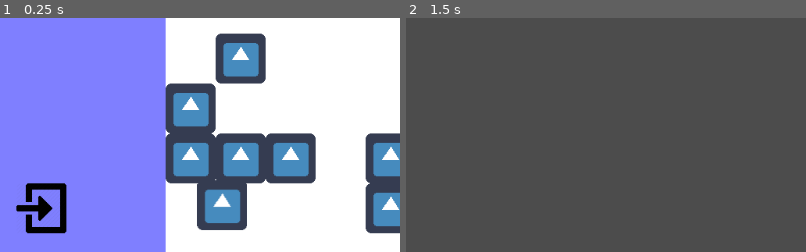
Above: before the commit, frames 1-2 (left to right).
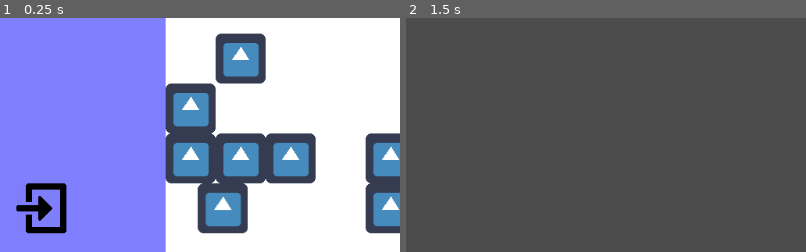
Above: after the commit, the same moments.

Repository: Baidadan67/Save-Wandering-Cats-Meow
Game: Godot game, scene res://Scene/Outside/OutsideRoom.tscn
The game is run twice, just before and just after one commit, with the same random seed, the same clock (stepped at 60 frames per second) and the same inputs. The engine's default icon, where the game draws it, is replaced by a stand-in: a white triangle on a blue panel in a dark square.
Inputs (mouse positions are % of the whole screen's width and height, from its top left):
- Up to frame 1 (0.25 s): no input
- Up to frame 2 (1.5 s): tap Enter (ui_accept) at 0.5, 0.77, 1.25 s; move the mouse to (5, 91) at 0.52 s; hold Right (ui_right) 0.53-1.28 s; click (5, 91) at 0.67 s; move the mouse to (30, 55) at 1.27 s; hold Down (ui_down) from 1.28 s (still down)
The pictures show only the part of the screen within x 0-50%, y 50-100%; the shares and areas given below are measured in that part.

The runs differ from the first frame. In frame 1, 0.9% of the frame differs, in the area x 49-62%, y 69-93%; in frame 2, nothing differs.

Commit message:
Update Player.tscn

Diff:
--- a/project/Scene/Outside/Player.tscn
+++ b/project/Scene/Outside/Player.tscn
@@ -4,8 +4,7 @@
 [ext_resource path="res://Sprite/icon.png" type="Texture" id=2]
 
 [sub_resource type="CapsuleShape2D" id=1]
-radius = 30.0
-height = 0.0
+radius = 24.0
 
 [node name="Player" type="KinematicBody2D"]
 script = ExtResource( 1 )
